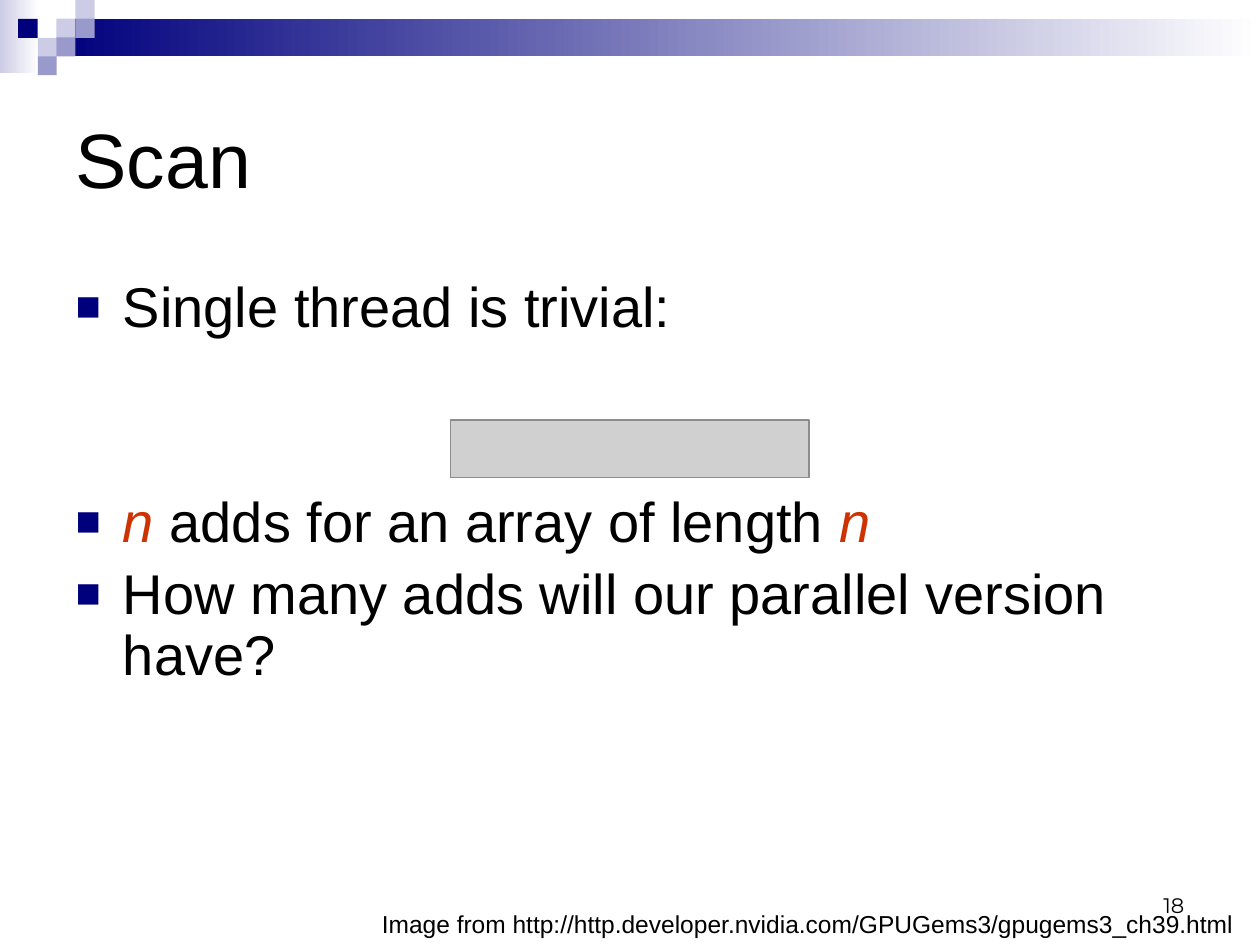
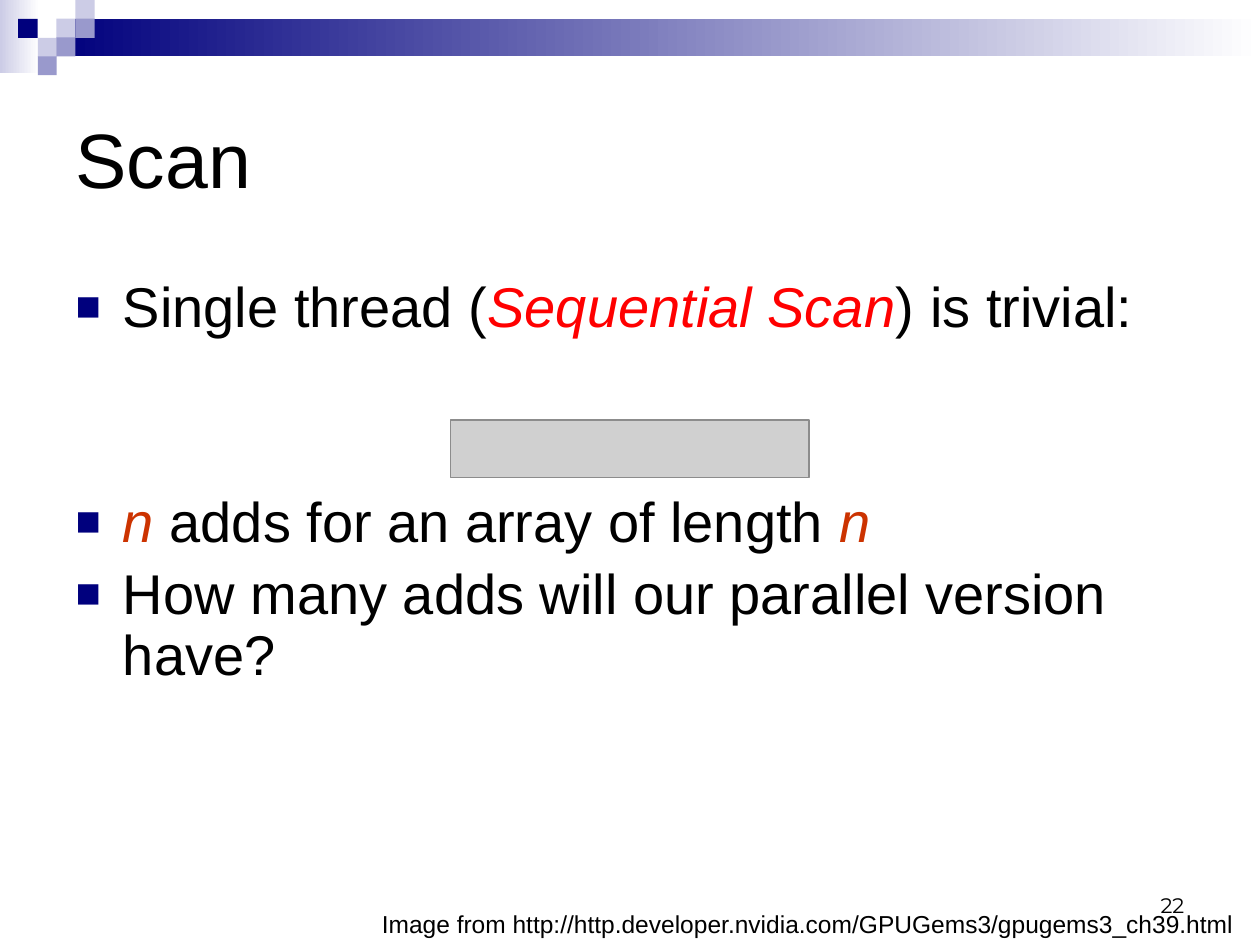
Before and after one commit to CIS565-Fall-2015/cis565-fall-2015.github.io, a slide deck: slide 22 of lectures/2-Parallel-Algorithms.pptx (slide 18 before the commit). Drawn at 1260x945 pixels with LibreOffice and Linux fonts; fonts in the diff are those of the drawing; grey boxes stand for pictures. Boxes give left, top, right and bottom in pixels: in the first picture for what was removed or moved away, otherwise in the second. Text is boxed around its words. In the diff, an @@ line names an element or a change of style, - is before the commit and + after.

Commit message:
Added Work Efficient Parallel Scan

```diff
--- a/lectures/2-Parallel-Algorithms.pptx
+++ b/lectures/2-Parallel-Algorithms.pptx
@@ text at (123,286,1132,338): text changed @@
-■ Single thread is trivial:
+■ Single thread (Sequential Scan) is trivial:
@@ page number at (1161,898,1185,919): text changed @@
-18
+22
```
Also in this commit, not shown: 6 other slides changed, 17 slides added.
